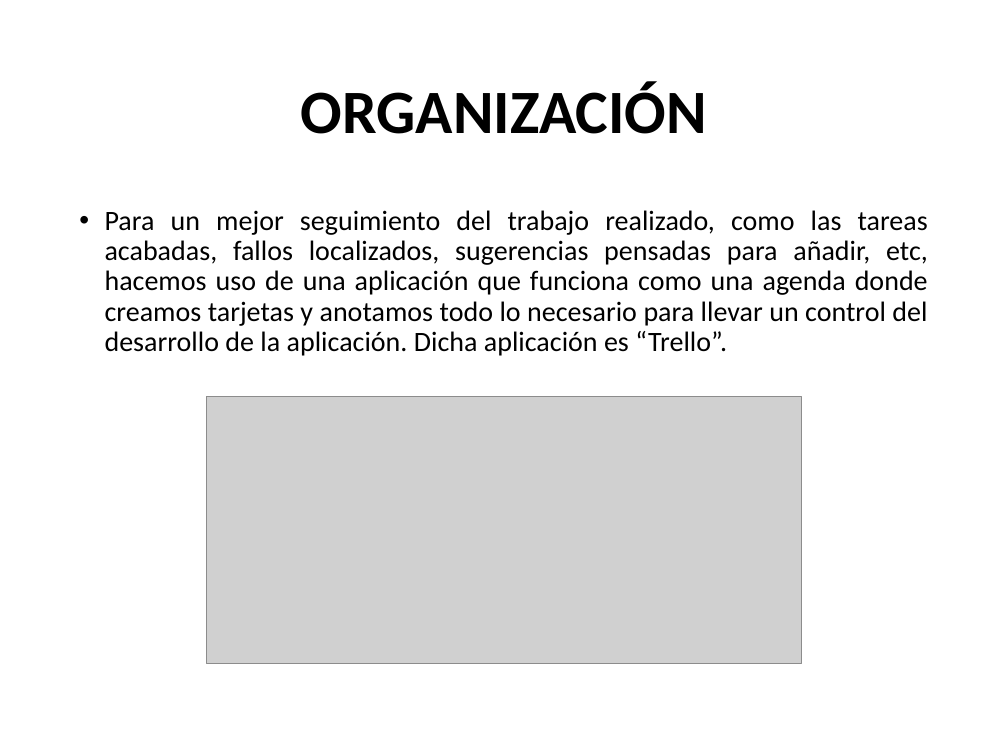
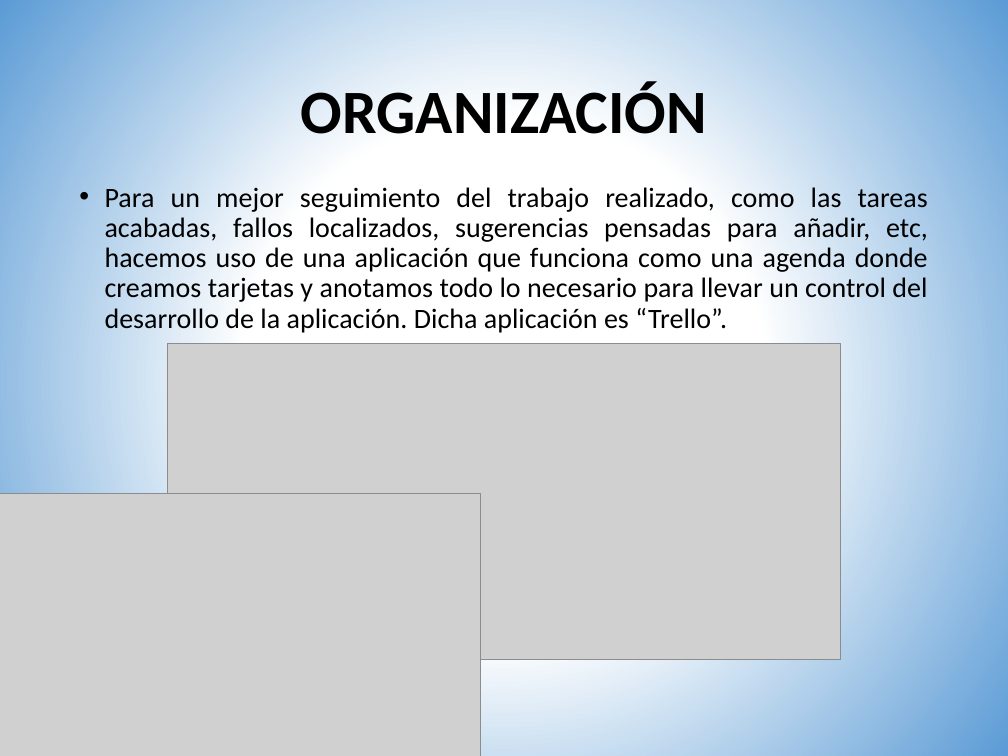
Before and after one commit to neglato/001_Proyecto_centro_buena, a slide deck: slide 10 of BBDD/exposicion.pptx. Drawn at 1008x756 pixels with LibreOffice and Linux fonts; fonts in the diff are those of the drawing; grey boxes stand for pictures. Boxes give left, top, right and bottom in pixels: in the first picture for what was removed or moved away, otherwise in the second. Text is boxed around its words. In the diff, an @@ line names an element or a change of style, - is before the commit and + after.

```diff
--- a/BBDD/exposicion.pptx
+++ b/BBDD/exposicion.pptx
@@ background #FFFFFF to gradient #FFFFFF to #5B9BD5 @@
@@ text "Para un mejor seguimiento del ...": place and size @@
-text "Para un mejor seguimiento del ..." at [105, 210, 928, 356]
+text "Para un mejor seguimiento del ..." at [105, 187, 928, 333]
@@ picture: place and size @@
-picture at [207, 397, 802, 663]
+picture at [167, 344, 841, 660]
@@ picture added at [0, 493, 481, 756] @@
```
Also in this commit, not shown: 28 other slides changed, 4 slides added, 3 slides removed.
